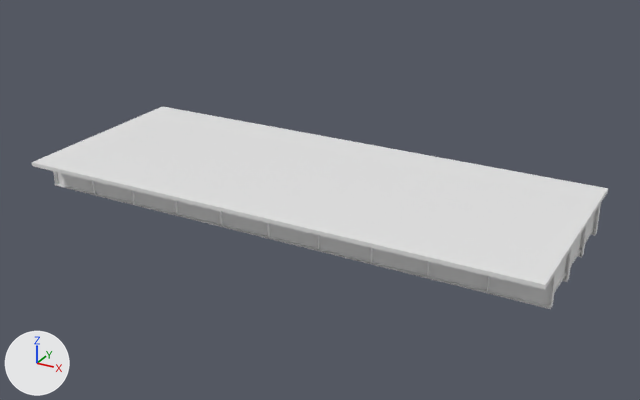
Two versions of the OBJ model IFC/Steel/Darbhanga/Sup_Str/D_30_3L_NF_S/model.obj, one commit apart.
Before and after are seen from a camera (50 mm lens) standing at (37.6, -39.9, 19.7) and looking at (15.7, -0.1, -0.2). Every picture has the same lights, and +X, +Y and +Z are marked at lower left. The older version comes first. Where no turn or scale is listed for an object, it has been applied to the vertices. Vertices at exactly the same position are counted once.

Objects in the first picture: 'model'.
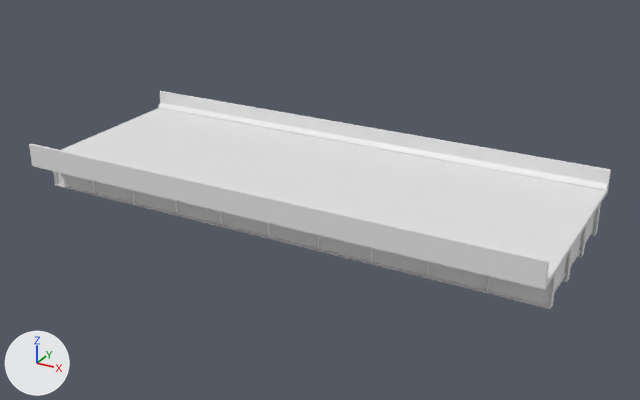
Boxes [x1, y1, x2, y2] around the edits, measured in the pictures (640 x 400 px):
'model', reshaped (7% taller): before [32, 106, 608, 309]; after [29, 91, 611, 309]
part 1 of me_model, added: after [29, 91, 611, 285]

The change in detail:
me_model is used by ob_model.
me_model had 2064 vertices, 3644 faces and spanned x 0.0..30.0, y -6.1..6.1, z -0.9..1.1.
me_model now has 2096 vertices, 3690 faces and spans x 0.0..30.0, y -6.1..6.1, z -0.9..2.2.
Part 1, on me_model:
18 vertices are added at x 0.0..30.0, y -6.1..6.1, z 1.1..2.2.
14 new vertices lie (30.0, 0.0, 0.0) away from vertices in x 0.0, y -5.9..5.9, z 1.1..2.2.
46 new faces join them.
